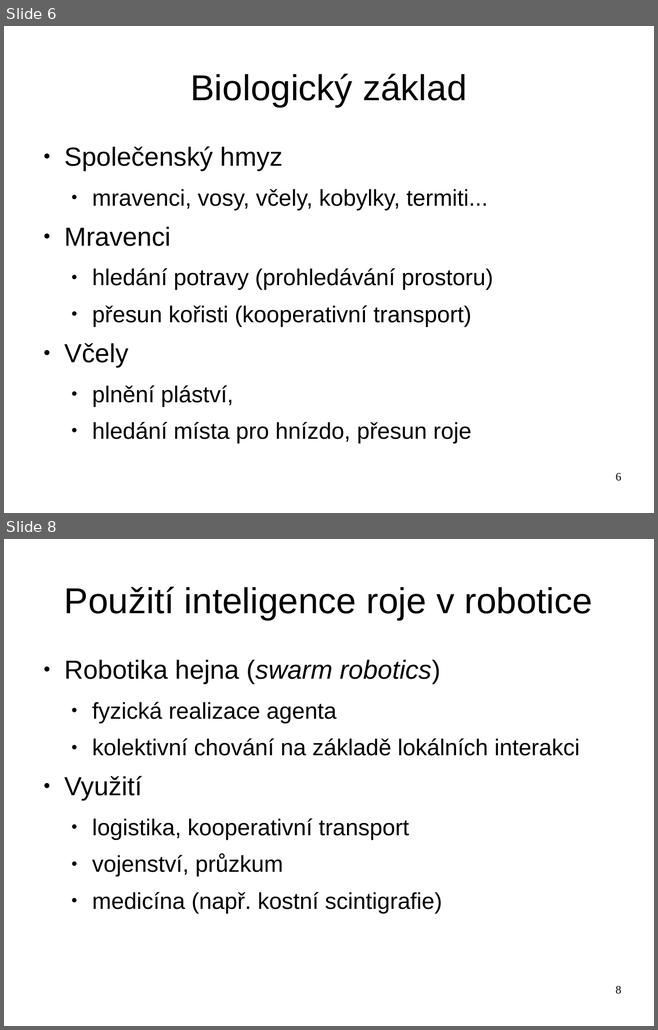
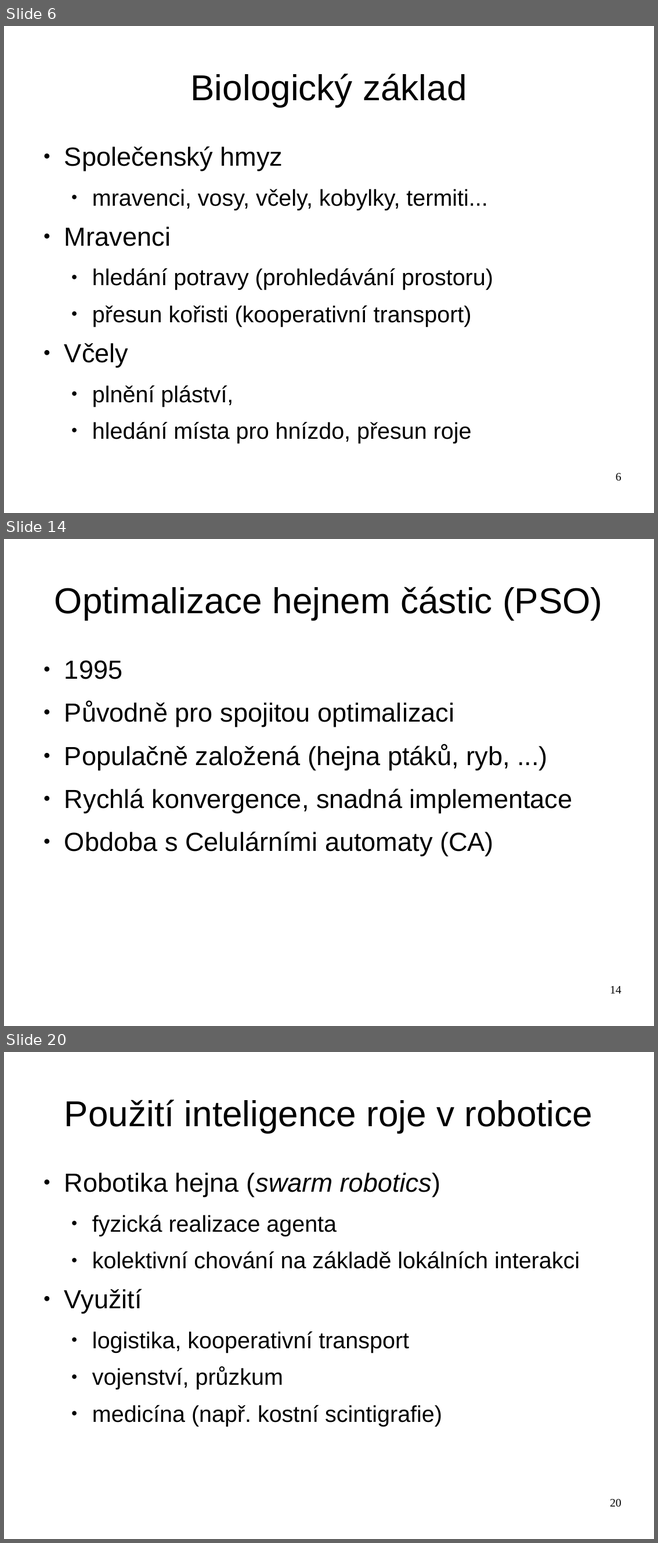
Before and after one commit to hellerstanislav/sin, a slide deck: presentation/swarm.odp. Shown one above the other, each under a label of ours: slides 6 and 8 before the commit, slides 6, 14 and 20 after it; the slides between them are not shown. The pictures are 658x1030 and 658x1543 pixels, drawn with LibreOffice and Linux fonts; fonts in the diff are those of the drawing. Boxes give left, top, right and bottom in pixels: in the first picture for what was removed or moved away, otherwise in the second. Text is boxed around its words. In the diff, an @@ line names an element or a change of style, - is before the commit and + after.

Commit message:
Dopsano PSO, nejake upravy v uvodu optimalizace a doplnen nastrel prezentace k optimalizaci.

```diff
--- a/presentation/swarm.odp
+++ b/presentation/swarm.odp
@@ slide 14 added at <box>4,539,654,1026</box>, background #FFFFFF @@
@@ title added at <box>54,587,602,620</box>, 44 pt, text #000000 @@
+Optimalizace hejnem částic (PSO)
@@ text added at <box>64,660,572,856</box>, 32 pt, text #000000 @@
+● 1995
+● Původně pro spojitou optimalizaci
+● Populačně založená (hejna ptáků, ryb, ...)
+● Rychlá konvergence, snadná implementace
+● Obdoba s Celulárními automaty (CA)
@@ page number added at <box>610,986,621,994</box>, 14 pt, text #000000 @@
+14
@@ what was slide 8 is now slide 20 @@
@@ page number at <box>610,1499,621,1507</box>: text changed @@
-8
+20
```
Also in this commit, not shown: 1 slide changed, 11 other slides added, 1 other file.
